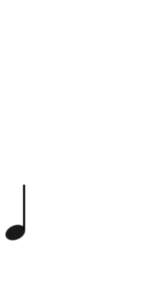
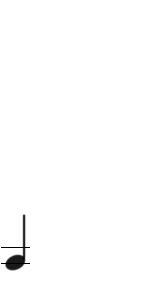
Before/after of a 141px x 300px layered artwork. What changed in the layer stack:
hid "mi1" over [4, 184, 26, 242]
showed "la1", painted on it over [1, 213, 30, 271]
